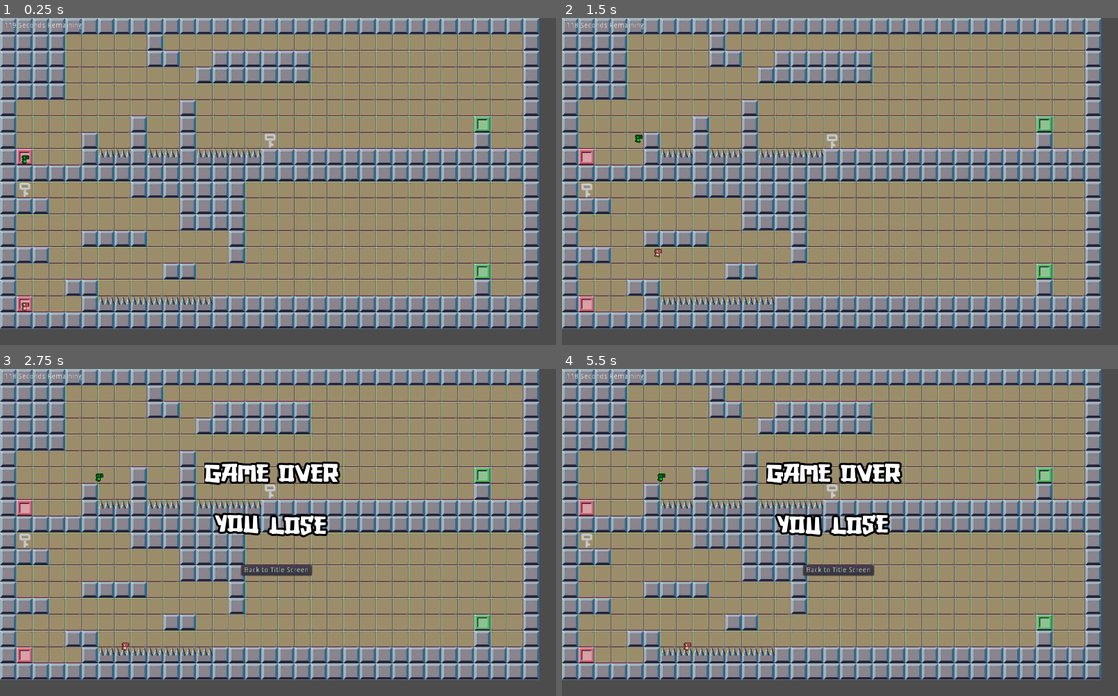
Above: before the commit, frames 1-4 (two rows, left to right).
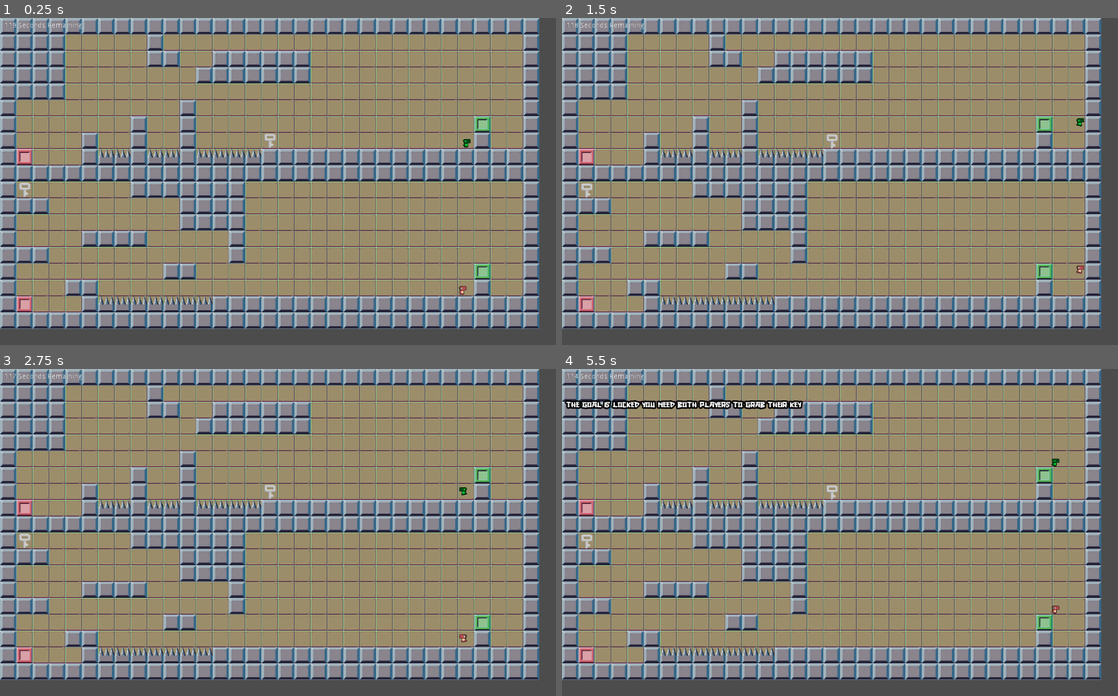
Above: after the commit, the same moments.

Repository: redbit200/FP-DinoDuo
Game: Godot game, scene res://src/levels/Level2.tscn
The game is run twice, just before and just after one commit, with the same random seed, the same clock (stepped at 60 frames per second) and the same inputs. This scene is started directly instead of the project's main scene.
Inputs:
- Up to frame 1 (0.25 s): no input
- Up to frame 2 (1.5 s): hold Right (move_right) from 0.53 s (still down); tap Space (jump) at 0.6, 0.77, 1.07, 1.35 s
- Up to frame 3 (2.75 s): tap Space (jump) at 1.52, 1.82, 2.1 s; release Right (move_right) at 2.03 s; hold Left (move_left) from 2.03 s (still down)
- Up to frame 4 (5.5 s): release Left (move_left) at 2.78 s; hold Right (move_right) 2.78-4.28 s; tap Space (jump) at 2.85, 3.02, 3.32, 3.6, 3.77, 4.07, 4.35, 4.52, 4.82, 5.1 s; hold Left (move_left) 4.28-5.03 s; hold Right (move_right) from 5.03 s (still down)

The runs differ from the first frame. In frame 1, 0.1% of the frame differs, in the area x 3-85%, y 37-90%; in frame 2, 0.1%; in frame 3, 3.2%; in frame 4, 4.3%, in the area x 0-90%, y 1-87%.

Commit message:
Add key functionality

Diff:
--- a/project/src/HUD.tscn
+++ b/project/src/HUD.tscn
@@ -29,7 +29,7 @@
 
 [sub_resource type="DynamicFont" id=8]
 size = 30
-outline_size = 2
+outline_size = 3
 outline_color = Color( 0, 0, 0, 1 )
 font_data = ExtResource( 2 )
 
@@ -174,6 +174,18 @@
 __meta__ = {
 "_edit_use_anchors_": false
 }
+
+[node name="HintKey" type="Label" parent="."]
+visible = false
+margin_left = 8.0
+margin_top = 56.0
+margin_right = 693.0
+margin_bottom = 106.0
+custom_fonts/font = SubResource( 8 )
+text = "The goal is locked you need both [players to grab their key"
+__meta__ = {
+"_edit_use_anchors_": false
+}
 [connection signal="pressed" from="PausePopup/ContinueButton" to="." method="_on_ContinueButton_pressed"]
 [connection signal="pressed" from="PausePopup/BackToTitleButton" to="." method="_on_BackToTitleButton_pressed"]
 [connection signal="pressed" from="GameResult/WinText/NextLevel" to="." method="_on_NextLevel_pressed"]
--- a/project/src/Player.tscn
+++ b/project/src/Player.tscn
@@ -55,57 +55,57 @@
 [sub_resource type="AtlasTexture" id=11]
 flags = 4
 atlas = ExtResource( 2 )
-region = Rect2( 336, 0, 24, 24 )
+region = Rect2( 264, 0, 24, 24 )
 
 [sub_resource type="AtlasTexture" id=12]
 flags = 4
 atlas = ExtResource( 2 )
-region = Rect2( 360, 0, 24, 24 )
+region = Rect2( 288, 0, 24, 24 )
 
 [sub_resource type="AtlasTexture" id=13]
 flags = 4
 atlas = ExtResource( 2 )
-region = Rect2( 384, 0, 24, 24 )
+region = Rect2( 96, 0, 24, 24 )
 
 [sub_resource type="AtlasTexture" id=14]
 flags = 4
 atlas = ExtResource( 2 )
-region = Rect2( 96, 0, 24, 24 )
+region = Rect2( 120, 0, 24, 24 )
 
 [sub_resource type="AtlasTexture" id=15]
 flags = 4
 atlas = ExtResource( 2 )
-region = Rect2( 120, 0, 24, 24 )
+region = Rect2( 144, 0, 24, 24 )
 
 [sub_resource type="AtlasTexture" id=16]
 flags = 4
 atlas = ExtResource( 2 )
-region = Rect2( 144, 0, 24, 24 )
+region = Rect2( 168, 0, 24, 24 )
 
 [sub_resource type="AtlasTexture" id=17]
 flags = 4
 atlas = ExtResource( 2 )
-region = Rect2( 168, 0, 24, 24 )
+region = Rect2( 192, 0, 24, 24 )
 
 [sub_resource type="AtlasTexture" id=18]
 flags = 4
 atlas = ExtResource( 2 )
-region = Rect2( 192, 0, 24, 24 )
+region = Rect2( 216, 0, 24, 24 )
 
 [sub_resource type="AtlasTexture" id=19]
 flags = 4
 atlas = ExtResource( 2 )
-region = Rect2( 216, 0, 24, 24 )
+region = Rect2( 336, 0, 24, 24 )
 
 [sub_resource type="AtlasTexture" id=20]
 flags = 4
 atlas = ExtResource( 2 )
-region = Rect2( 264, 0, 24, 24 )
+region = Rect2( 360, 0, 24, 24 )
 
 [sub_resource type="AtlasTexture" id=21]
 flags = 4
 atlas = ExtResource( 2 )
-region = Rect2( 288, 0, 24, 24 )
+region = Rect2( 384, 0, 24, 24 )
 
 [sub_resource type="SpriteFrames" id=22]
 animations = [ {
@@ -119,19 +119,19 @@
 "name": "run",
 "speed": 5.0
 }, {
-"frames": [ SubResource( 11 ), SubResource( 12 ), SubResource( 13 ) ],
-"loop": true,
-"name": "damage",
+"frames": [ SubResource( 11 ), SubResource( 12 ) ],
+"loop": false,
+"name": "jump",
 "speed": 5.0
 }, {
-"frames": [ SubResource( 14 ), SubResource( 15 ), SubResource( 16 ), SubResource( 17 ), SubResource( 18 ), SubResource( 19 ) ],
+"frames": [ SubResource( 13 ), SubResource( 14 ), SubResource( 15 ), SubResource( 16 ), SubResource( 17 ), SubResource( 18 ) ],
 "loop": true,
 "name": "walk",
 "speed": 5.0
 }, {
-"frames": [ SubResource( 20 ), SubResource( 21 ) ],
-"loop": false,
-"name": "jump",
+"frames": [ SubResource( 19 ), SubResource( 20 ), SubResource( 21 ) ],
+"loop": true,
+"name": "damage",
 "speed": 5.0
 } ]
 
--- a/project/src/levels/Level.gd
+++ b/project/src/levels/Level.gd
@@ -7,8 +7,9 @@
 func _ready():
 	Global.nextLevel = "res://src/levels/Level" + String(Global.levelNumber+1) + ".tscn"
 	Global.levelNumber += 1
-	if get_children().has(key1):
+	if get_node("Key") or get_node("Key2"):
 		locked = true
+		print(locked)
 
 	print(locked)
 	$LevelTime.start()
@@ -20,15 +21,19 @@
 
 
 func check_goal():
-	if $Player.at_goal == true and $Player2.at_goal == false:
-		$HUD/HintLabel.show()
-	elif $Player.at_goal == false and $Player2.at_goal == true:
+	if (($Player.at_goal or $Player2.at_goal)) and ((!$Player.at_goal or !$Player2.at_goal)):
 		$HUD/HintLabel.show()
 	elif $Player.at_goal == true and $Player2.at_goal == true:
 		$HUD/HintLabel.hide()
-		win_level()
+		if locked == true and (!key1 or !key2):
+			$HUD/HintKey.show()
+		else:
+			$HUD/HintKey.hide()
+			win_level()
 	else:
 		$HUD/HintLabel.hide()
+		$HUD/HintKey.hide()
+
 
 
 func _on_LevelTime_timeout():
--- a/project/src/levels/Level2.tscn
+++ b/project/src/levels/Level2.tscn
@@ -270,11 +270,11 @@
 tile_data = PoolIntArray( 0, 0, 0, 1, 0, 0, 2, 0, 0, 3, 0, 0, 4, 0, 0, 5, 0, 0, 6, 0, 0, 7, 0, 0, 8, 0, 0, 9, 0, 0, 10, …(8609 unchanged characters)…
 
 [node name="Player" parent="." instance=ExtResource( 2 )]
-position = Vector2( 48, 560 )
+position = Vector2( 904, 504 )
 
 [node name="Player2" parent="." instance=ExtResource( 2 )]
 modulate = Color( 0, 1, 0.27451, 1 )
-position = Vector2( 48, 272 )
+position = Vector2( 912, 248 )
 
 [node name="HUD" parent="." instance=ExtResource( 3 )]
 
